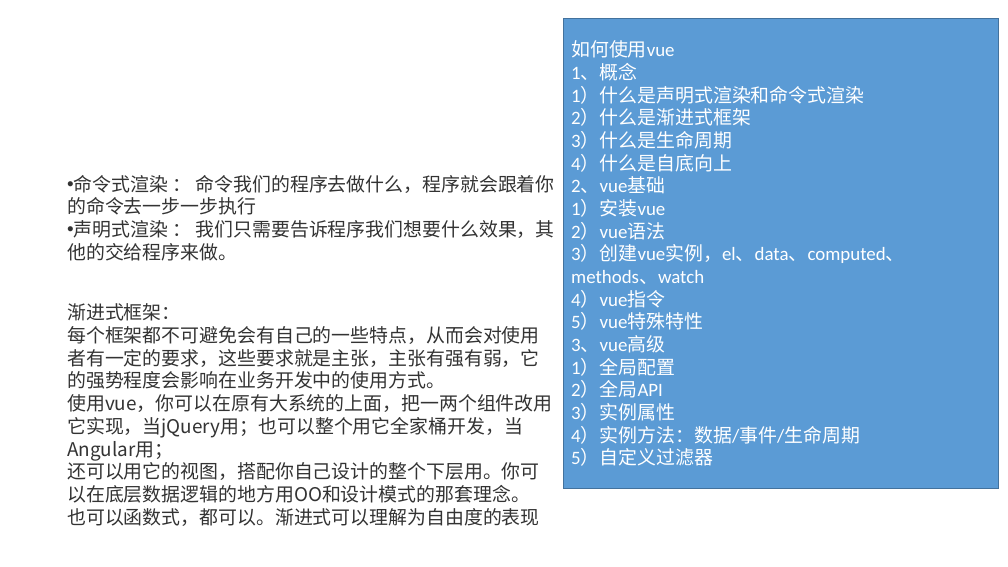
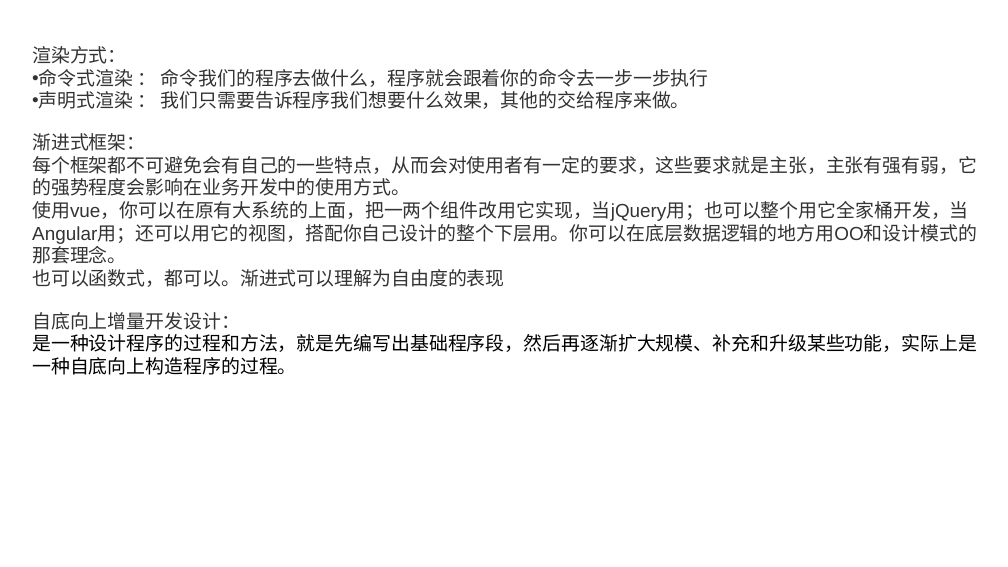
Before and after one commit to BinMarshall/studing, a slide deck: slide 10 of Vue/vue.pptx (slide 9 before the commit). Drawn at 1008x567 pixels with LibreOffice and Linux fonts; fonts in the diff are those of the drawing. Boxes give left, top, right and bottom in pixels: in the first picture for what was removed or moved away, otherwise in the second. Text is boxed around its words. In the diff, an @@ line names an element or a change of style, - is before the commit and + after.

```diff
--- a/Vue/vue.pptx
+++ b/Vue/vue.pptx
@@ rectangle removed at box(564, 18, 999, 488) @@
-如何使用vue
-1、概念
-1）什么是声明式渲染和命令式渲染
-2）什么是渐进式框架
-3）什么是生命周期
-4）什么是自底向上
-2、vue基础
-1）安装vue
-2）vue语法
-3）创建vue实例，el、data、computed、methods、watch
-4）vue指令
-5）vue特殊特性
-3、vue高级
-1）全局配置
-2）全局API
-3）实例属性
-4）实例方法：数据/事件/生命周期
-5）自定义过滤器
@@ text "渲染方式：": place and size @@
-text "渲染方式：" at box(67, 175, 555, 261)
+text "渲染方式：" at box(32, 46, 709, 109)
@@ text at box(32, 46, 126, 64): paragraph added @@
+渲染方式：
@@ text "渐进式框架：": place and size @@
-text "渐进式框架：" at box(67, 303, 552, 526)
+text "渐进式框架：" at box(32, 133, 977, 287)
@@ text at box(32, 133, 145, 151): font Noto Sans CJK SC to Arial in "渐进式框架：" @@
@@ text at box(32, 156, 977, 287): text changed; font Noto Sans CJK SC to Arial @@
-每个框架都不可避免会有自己的一些特点，从而会对使用者有一定的要求，这些要求就是主张，主张有强有弱，它的强势程度会影响在业务开发中的使用方式。
-使用vue，你可以在原有大系统的上面，把一两个组件改用它实现，当jQuery用；也可以整个用它全家桶开发，当Angular用；
-还可以用它的视图，搭配你自己设计的整个下层用。你可以在底层数据逻辑的地方用OO和设计模式的那套理念。
-也可以函数式，都可以。渐进式可以理解为自由度的表现
+每个框架都不可避免会有自己的一些特点，从而会对使用者有一定的要求，这些要求就是主张，主张有强有弱，它的强势程度会影响在业务开发中的使用方式。
+使用vue，你可以在原有大系统的上面，把一两个组件改用它实现，当jQuery用；也可以整个用它全家桶开发，当Angular用；还可以用它的视图，搭配你自己设计的整个下层用。你可以在底层数据逻辑的地方用OO和设计模式的那套理念。
+也可以函数式，都可以。渐进式可以理解为自由度的表现
@@ text added at box(32, 312, 977, 375), 18 pt, text #000000 @@
+自底向上增量开发设计：
+是一种设计程序的过程和方法，就是先编写出基础程序段，然后再逐渐扩大规模、补充和升级某些功能，实际上是一种自底向上构造程序的过程。
```
Also in this commit, not shown: 7 other slides changed, 5 slides added, 2 slides removed, 1 other file.
